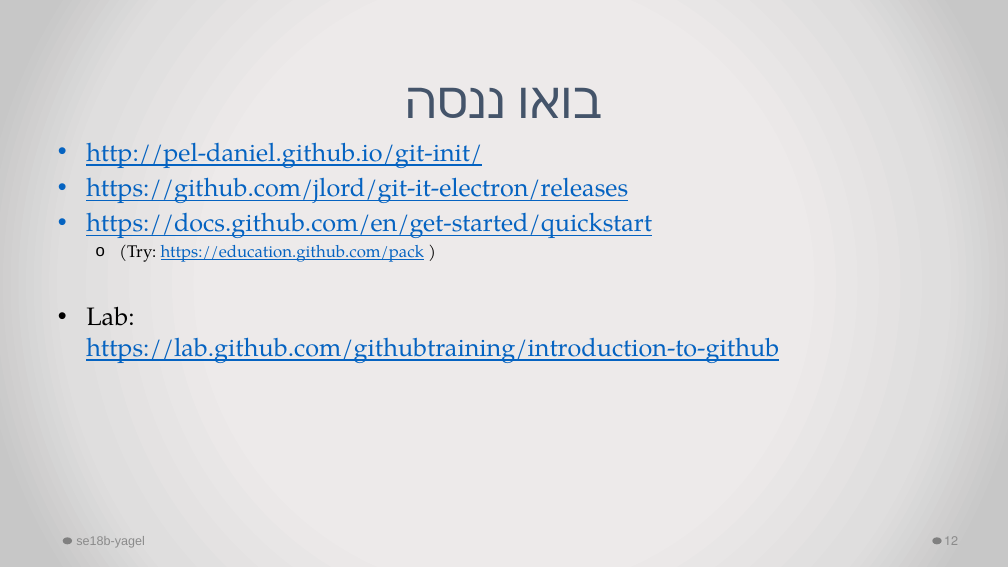
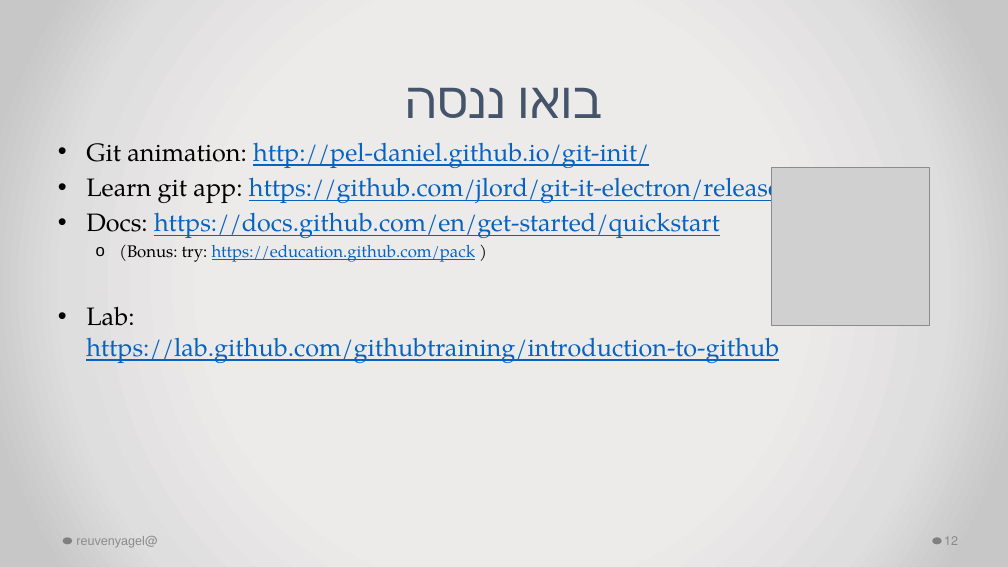
Before and after one commit to robi-y/presentations, a slide deck: slide 12 of HAC2021/VcsWithGitAndGithub.pptx. Drawn at 1008x567 pixels with LibreOffice and Linux fonts; fonts in the diff are those of the drawing; grey boxes stand for pictures. Boxes give left, top, right and bottom in pixels: in the first picture for what was removed or moved away, otherwise in the second. Text is boxed around its words. In the diff, an @@ line names an element or a change of style, - is before the commit and + after.

Commit message:
slides fixes

```diff
--- a/HAC2021/VcsWithGitAndGithub.pptx
+++ b/HAC2021/VcsWithGitAndGithub.pptx
@@ text at (86, 142, 791, 262): text changed @@
-• http://pel-daniel.github.io/git-init/
-• https://github.com/jlord/git-it-electron/releases
-• https://docs.github.com/en/get-started/quickstart
-  o (Try: https://education.github.com/pack )
+• Git animation: http://pel-daniel.github.io/git-init/
+• Learn git app: https://github.com/jlord/git-it-electron/releases
+• Docs: https://docs.github.com/en/get-started/quickstart
+  o (Bonus: try: https://education.github.com/pack )
@@ picture added at (772, 168, 929, 325) @@
@@ text at (76, 536, 145, 547): text changed @@
-se18b-yagel
+@reuvenyagel
```
Also in this commit, not shown: 5 other slides changed, 1 slide added, 1 other file.
